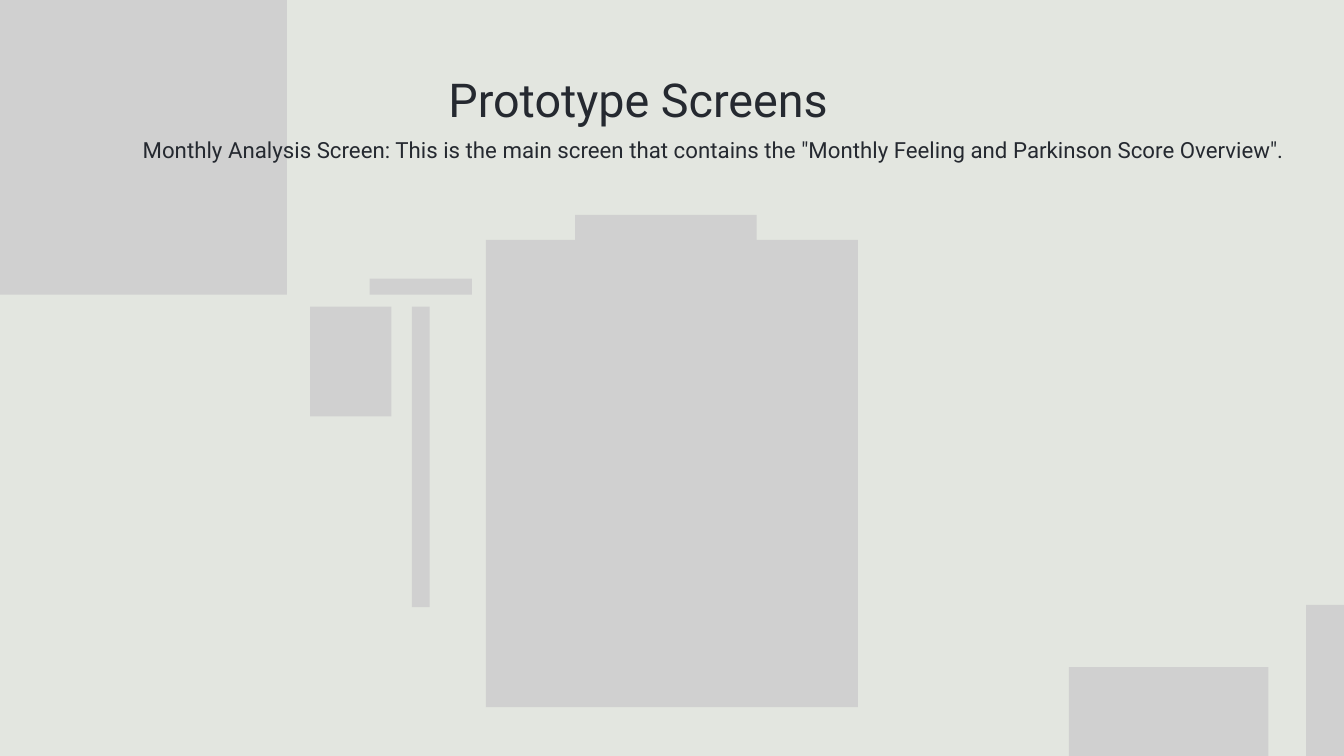
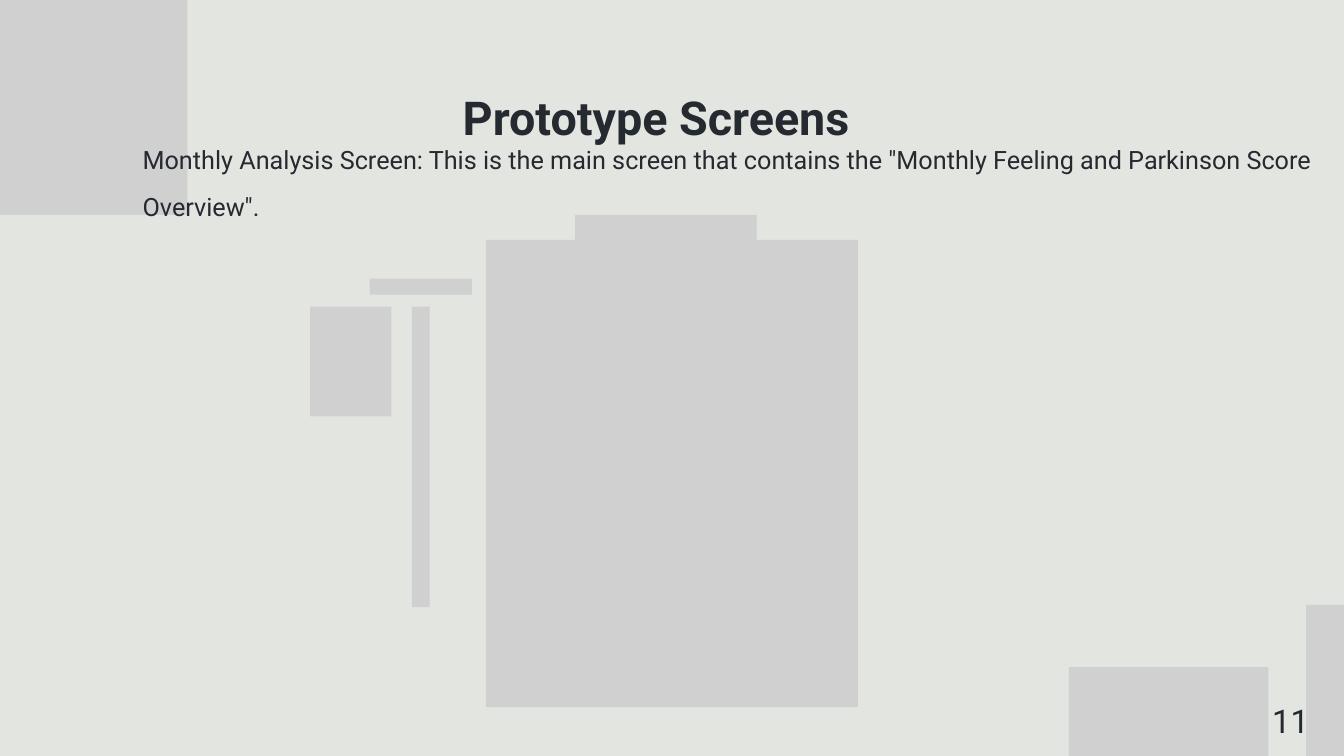
Before and after one commit to OmerFatal/FinalProject_Parkinson-s_Visualization, a slide deck: slide 11 of Capstone Project Phase 1 -Presentation.pptx (slide 9 before the commit). Drawn at 1344x756 pixels with LibreOffice and Linux fonts; fonts in the diff are those of the drawing; grey boxes stand for pictures. Boxes give left, top, right and bottom in pixels: in the first picture for what was removed or moved away, otherwise in the second. Text is boxed around its words. In the diff, an @@ line names an element or a change of style, - is before the commit and + after.

Commit message:
Updated Final Project Parkinson Omer Tanya

```diff
--- a/Capstone Project Phase 1 -Presentation.pptx
+++ b/Capstone Project Phase 1 -Presentation.pptx
@@ picture removed at (0, 0, 287, 295) @@
@@ picture added at (0, 0, 187, 215) @@
@@ text "Prototype Screens": place and size @@
-text "Prototype Screens" at (448, 83, 828, 127)
+text "Prototype Screens" at (463, 101, 849, 145)
@@ text "Prototype Screens" at (463, 101, 849, 145): bold on; line spacing 100pt to 2 @@
@@ text "Monthly Analysis Screen: This is ..." at (143, 150, 1311, 217): size 23.8 to 27 pt; line spacing 36.9pt to 1.55 @@
@@ text added at (1272, 709, 1309, 733), 35 pt, text #252930 @@
+11
```
Also in this commit, not shown: 15 other slides changed, 4 slides added, 1 slide removed.
